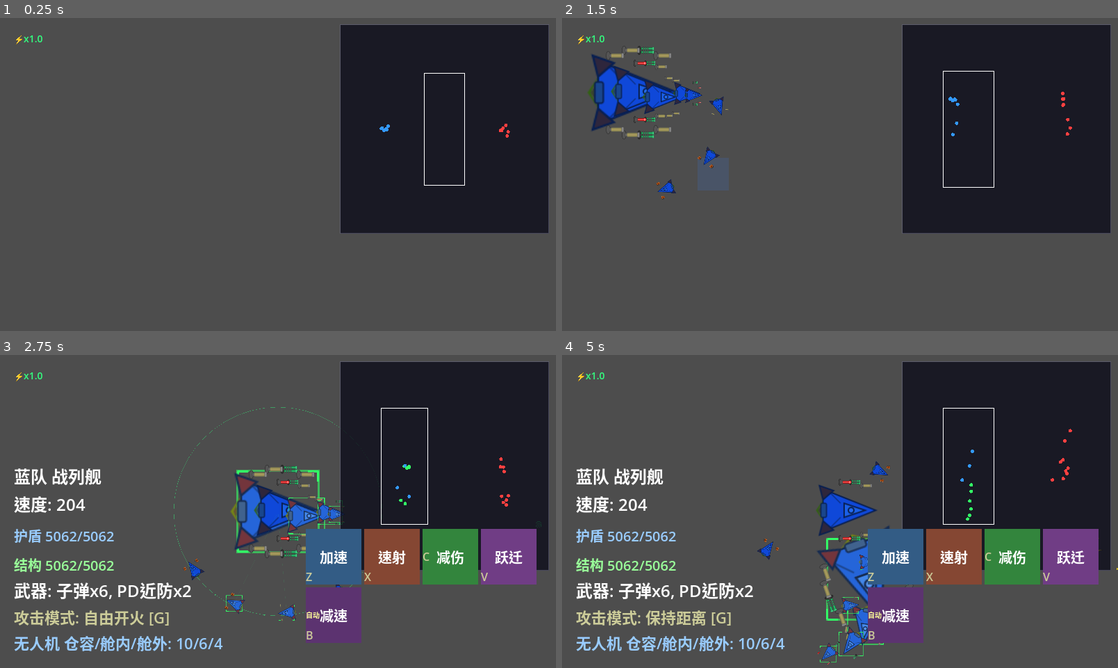
Above: before the commit, frames 1-4 (two rows, left to right).
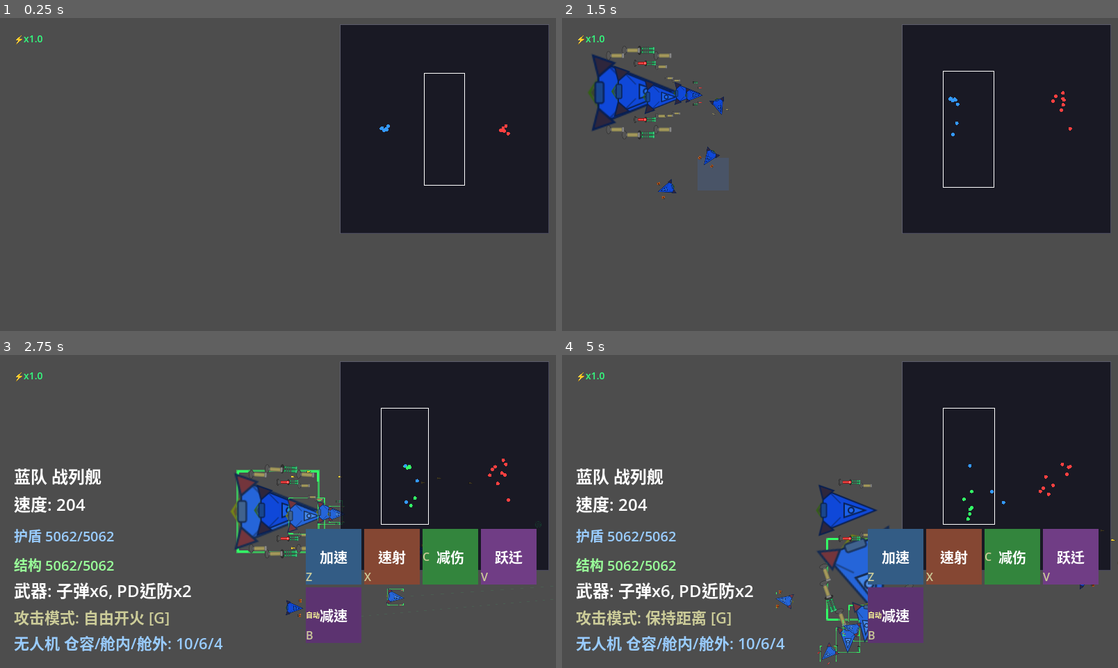
Above: after the commit, the same moments.

Repository: ZhanXuzhao/SpaceRTS
Game: Godot game, scene res://scenes/main.tscn
Same seed, same stepped clock (60 frames per second), same inputs: the game is played once before the commit and once after it.
Inputs (mouse positions are in pixels of both pictures, inside the frame that each line leads up to):
- Up to frame 1 (0.25 s): no input
- Up to frame 2 (1.5 s): tap Enter at 0.5 s; move the mouse to (962, 158) at 0.52 s; hold W 0.53-1.25 s; tap R at 0.6 s; click (962, 158) at 0.67 s; drag from (728, 190) to (634, 93) at 1.27 s
- Up to frame 3 (2.75 s): move the mouse to (333, 442) at 2.02 s; hold W from 2.03 s (still down); tap H at 2.1 s
- Up to frame 4 (5 s): release W at 2.75 s; drag from (812, 574) to (867, 514) at 2.77 s; move the mouse to (1006, 558) at 3.52 s; hold A 3.53-4.25 s; tap G at 3.6 s; drag from (673, 464) to (873, 577) at 4.27 s

The runs differ from the first frame. In frame 1, less than 0.1% of the frame differs, in the area x 89-92%, y 33-39%; in frame 2, 0.4%; in frame 3, 0.8%; in frame 4, 1.1%, in the area x 35-100%, y 16-99%.

Commit message:
fix: 无人机玩家控制优先级高于AI自发攻击
Bug1: 无人机选中后右键/攻击指令被AI覆盖
Bug2: 无人机出生后一直绕母舰飞，不继承母舰攻击目标

- 新增 _player_command_timer 标记玩家指令，AI 跳过覆盖
- 重构 update_target() 拆分职责，修复无人机目标继承逻辑
- 玩家操控（右键/A/W等）均设置 0.5s 保护窗口

Diff:
--- a/scripts/unit.gd
+++ b/scripts/unit.gd
@@ -111,6 +111,8 @@
 var _area_radius: float = 500.0
 var saved_move_target: Vector2
 var has_saved_move: bool = false
+## 玩家指令计时器 >0 时 AI 不覆盖行为
+var _player_command_timer: float = 0.0
 
 # PD 持续弹道
 var _pd_target_pos: Vector2
@@ -204,6 +206,7 @@
 
 
 func _process(delta: float) -> void:
+	_player_command_timer = max(0.0, _player_command_timer - delta)
 	_update_cooldowns(delta)
 	_update_skill_timers(delta)
 	_update_shield(delta)
@@ -663,6 +666,7 @@
 	_is_area_attack = false
 	_is_orbit = false
 	_current_target = target
+	_player_command_timer = 0.5
 
 func attack_area(center: Vector2, radius: float) -> void:
 	_area_center = center
@@ -672,6 +676,7 @@
 	_explicit_attack_target = null
 	_is_orbit = false
 	_current_target = null
+	_player_command_timer = 0.5
 
 func move_to(target_pos: Vector2) -> void:
 	_target_position = target_pos
@@ -681,6 +686,7 @@
 	_explicit_attack_target = null
 	_is_orbit = false
 	_current_target = null
+	_player_command_timer = 0.5
 
 func orbit_target(target: Unit, custom_radius: float = -1.0) -> void:
 	if target == null or not is_instance_valid(target) or target.hull <= 0:
@@ -699,3 +705,4 @@
 	_is_orbit = true
 	_is_moving = true
 	_current_target = null
+	_player_command_timer = 0.5
--- a/scripts/unit_combat.gd
+++ b/scripts/unit_combat.gd
@@ -3,17 +3,40 @@
 const CFG = preload("res://scripts/game_config.gd")
 
 static func update_target(unit) -> void:
-	if unit.home_battleship != null and unit._current_target == null:
-		if is_instance_valid(unit.home_battleship) and is_instance_valid(unit.home_battleship._current_target) and unit.home_battleship._current_target.hull > 0:
-			unit._current_target = unit.home_battleship._current_target
-			unit._is_orbit = false
-	if unit.home_battleship != null and unit._current_target == null and not unit._is_moving and not unit._is_orbit:
-		unit.orbit_target(unit.home_battleship)
+	# ---- 玩家指令保护：AI 不覆盖玩家刚下达的命令 ----
+	if unit._player_command_timer > 0:
+		# 仍然清理已死亡的目标引用
+		_clean_dead_targets(unit)
+		_find_new_target(unit)
 		return
+
+	# ---- 无人机 AI：继承母舰目标 / 环绕母舰 ----
+	if unit.home_battleship != null and is_instance_valid(unit.home_battleship):
+		var mothership = unit.home_battleship
+		if is_instance_valid(mothership._current_target) and mothership._current_target.hull > 0:
+			# 母舰有目标 → 如果无人机目前空闲(无目标/正环绕母舰)，则攻击母舰目标
+			var orbiting_home: bool = (unit._orbit_target_unit == mothership)
+			if unit._current_target == null or orbiting_home:
+				unit._current_target = mothership._current_target
+				unit._is_orbit = false
+		elif unit._current_target == null and not unit._is_moving and not unit._is_orbit:
+			# 母舰无目标且无人机空闲 → 环绕母舰
+			unit.orbit_target(mothership)
+			return
+
+	# ---- 清理已死亡的目标引用 ----
+	_clean_dead_targets(unit)
+
+	# ---- 自动索敌 ----
+	_find_new_target(unit)
+
+static func _clean_dead_targets(unit) -> void:
 	if is_instance_valid(unit._explicit_attack_target) and unit._explicit_attack_target.hull <= 0:
 		unit._explicit_attack_target = null
 	if is_instance_valid(unit._current_target) and unit._current_target.hull <= 0:
 		unit._current_target = null
+
+static func _find_new_target(unit) -> void:
 	if unit._current_target == null:
 		if unit._explicit_attack_target != null:
 			unit._current_target = unit._explicit_attack_target
